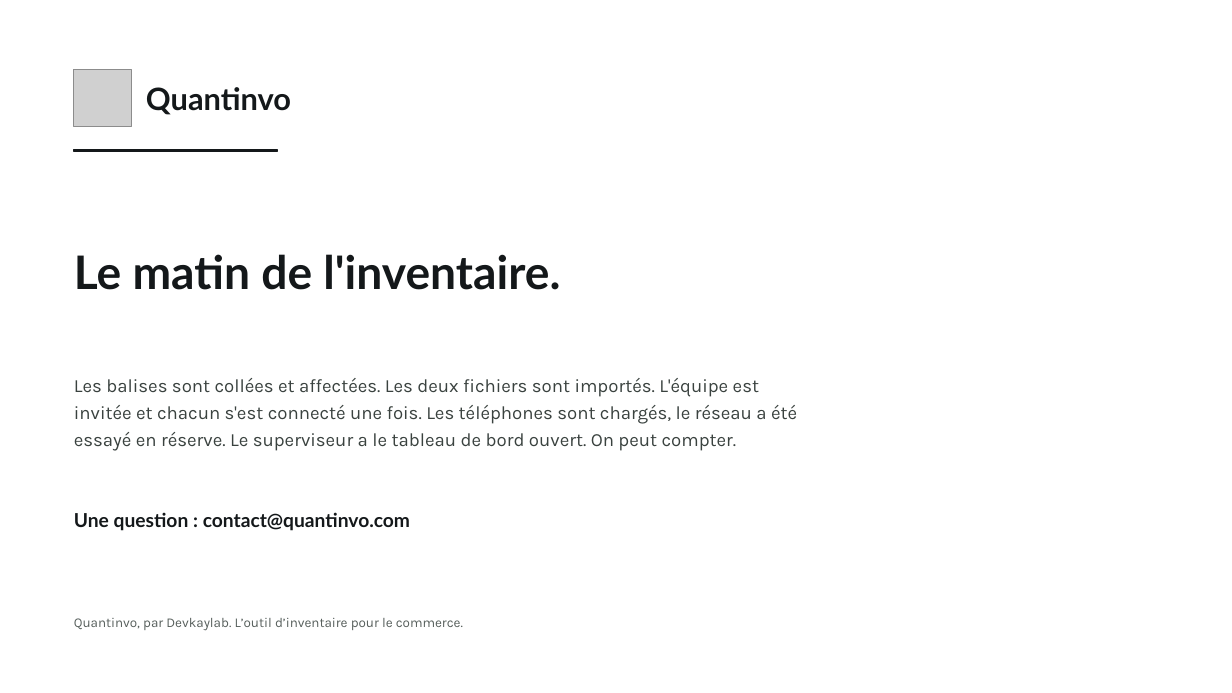
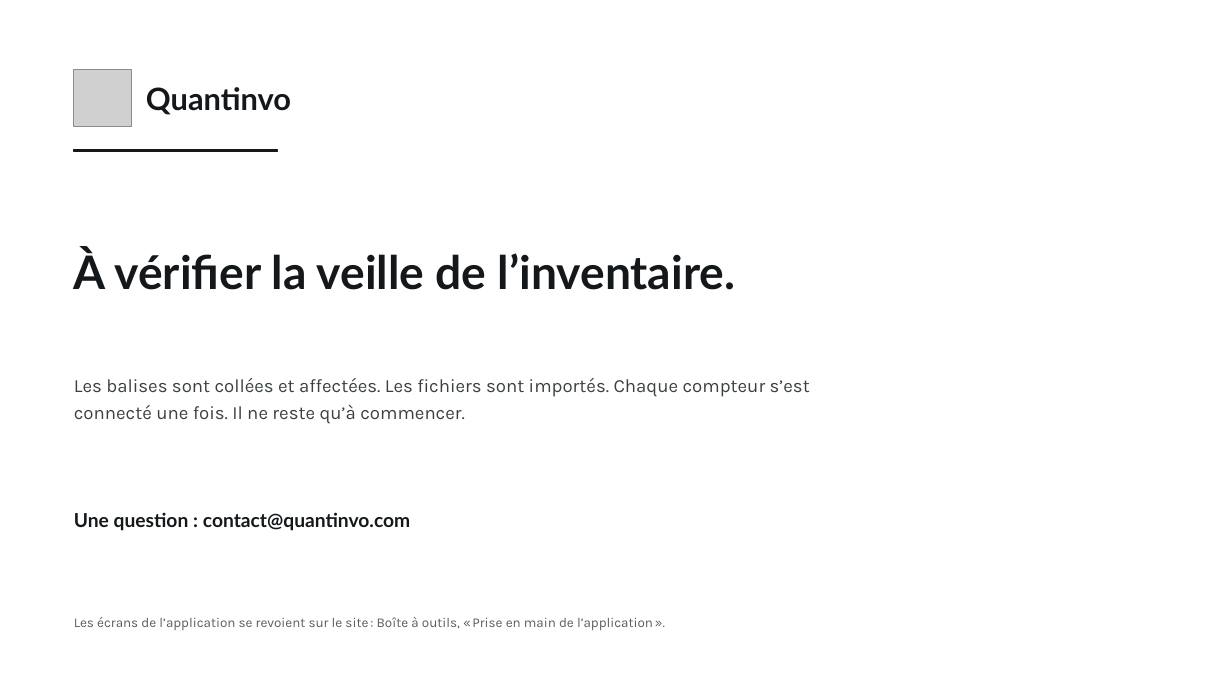
Before and after one commit to devkaylab/Inventaire, a slide deck: slide 28 of docs/entreprise/deck/Quantinvo-prise-en-main-marque.pptx (slide 19 before the commit). Drawn at 1232x693 pixels with LibreOffice and Linux fonts; fonts in the diff are those of the drawing; grey boxes stand for pictures. Boxes give left, top, right and bottom in pixels: in the first picture for what was removed or moved away, otherwise in the second. Text is boxed around its words. In the diff, an @@ line names an element or a change of style, - is before the commit and + after.

```diff
--- a/docs/entreprise/deck/Quantinvo-prise-en-main-marque.pptx
+++ b/docs/entreprise/deck/Quantinvo-prise-en-main-marque.pptx
@@ text at (74,249,736,290): text changed @@
-Le matin de l'inventaire.
+À vérifier la veille de l’inventaire.
@@ text at (74,378,810,424): text changed @@
-Les balises sont collées et affectées. Les deux fichiers sont importés. L'équipe est invitée et chacun s'est connecté une fois. Les téléphones sont chargés, le réseau a été essayé en réserve. Le superviseur a le tableau de bord ouvert. On peut compter.
+Les balises sont collées et affectées. Les fichiers sont importés. Chaque compteur s’est connecté une fois. Il ne reste qu’à commencer.
@@ text at (74,617,653,630): text changed @@
-Quantinvo, par Devkaylab. L’outil d’inventaire pour le commerce.
+Les écrans de l’application se revoient sur le site : Boîte à outils, « Prise en main de l’application ».
```
Also in this commit, not shown: 4 other slides changed, 23 slides added, 14 slides removed, 26 other files.
